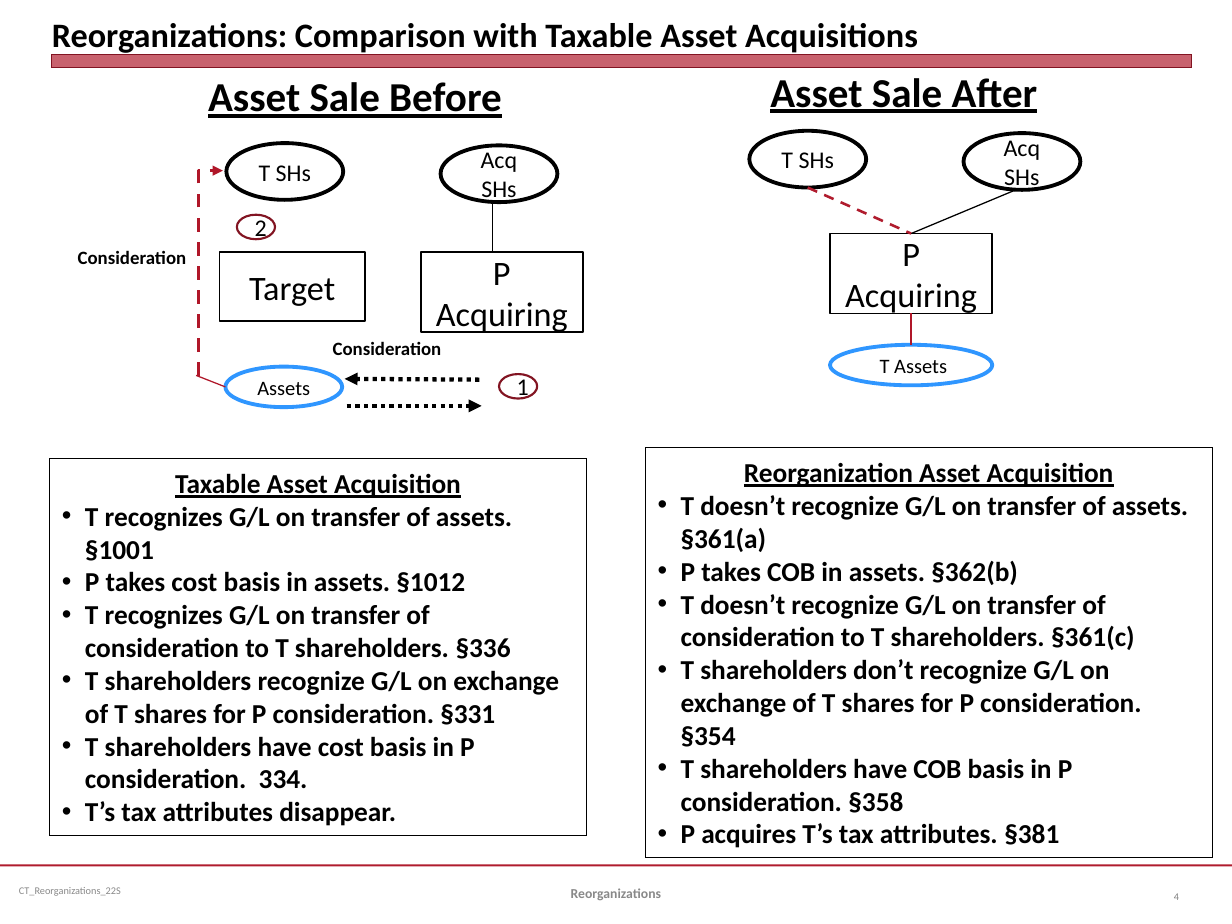
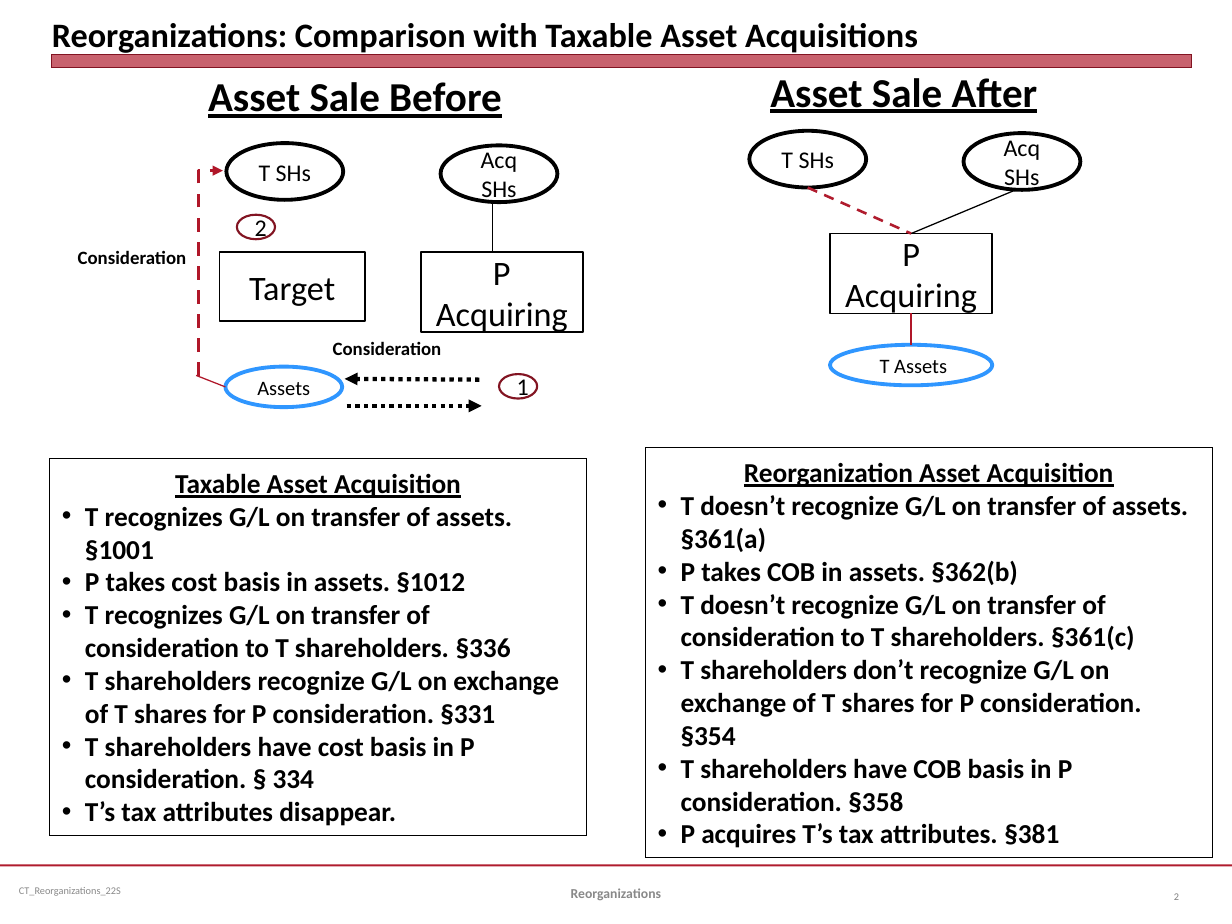
Before and after one commit to jmc877/Corporate-Tax, a slide deck: slide 2 of slides/CT_Reorganizations_22S.pptx (slide 4 before the commit). Drawn at 1232x924 pixels with LibreOffice and Linux fonts; fonts in the diff are those of the drawing. Boxes give left, top, right and bottom in pixels: in the first picture for what was removed or moved away, otherwise in the second. Text is boxed around its words. In the diff, an @@ line names an element or a change of style, - is before the commit and + after.

```diff
--- a/slides/CT_Reorganizations_22S.pptx
+++ b/slides/CT_Reorganizations_22S.pptx
@@ text in rectangle at <box>85,736,475,789</box>: text changed @@
-• T shareholders have cost basis in P consideration. 334.
+• T shareholders have cost basis in P consideration. § 334
```
Also in this commit, not shown: 1 other file.
